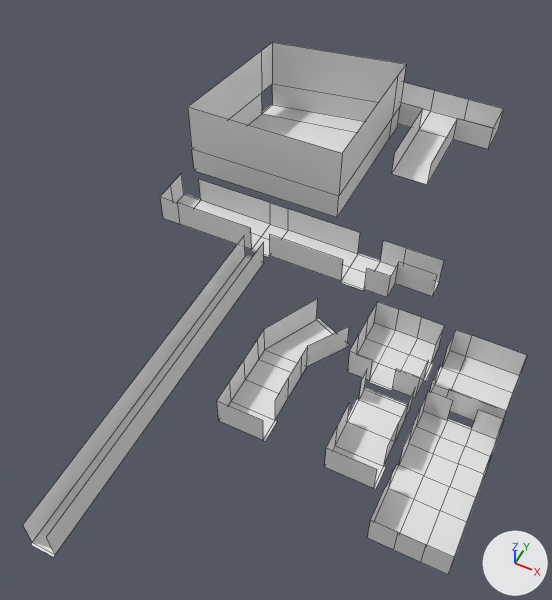
One commit to the Blender file assets/3d/models/levels/west_blue.blend: the scene before it, then after it.
One viewpoint serves both versions: a 50 mm lens placed at (4.6, -100.0, 129.8), pointed at (-46.6, 2.4, 1.8). Every picture has the same lights, and +X, +Y and +Z are marked at lower right. The picture after the commit comes second. Mesh edges are drawn as thin lines.

Names of what the first picture shows: 'ContinentialBreakfast', 'Hallway1', 'Hallway2', 'Kitchen', 'LongHallway', 'MainHallway', 'MotelContainer', 'Pantry', 'THallway'.
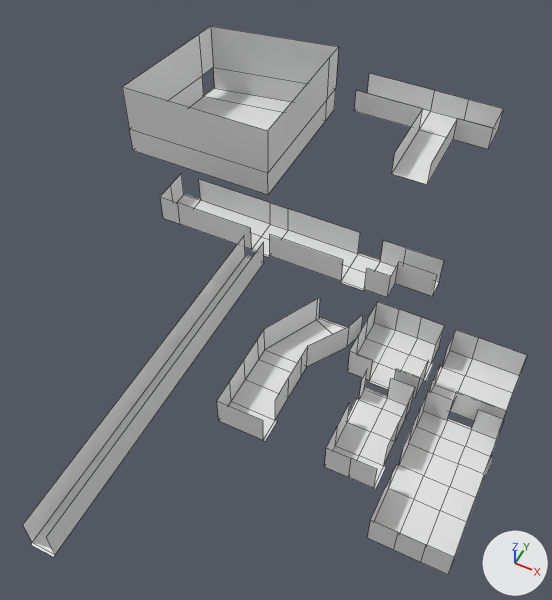
The edits, one by one:
me_plane_003 is used by ob_continentialbreakfast; location (0.0, -16.3, 0.0); scale (7.5, 7.5, 15.0).
Verts and faces of me_plane_003; kept vertices keep their numbers, new ones are numbered from 44.
Before the commit, vertices of me_plane_003: 17 (1.0, -0.24, 0.0) at pixel (483, 474), 22 (1.0, 0.33, 0.0) at pixel (490, 456).
me_plane_003 had 44 vertices, 30 faces and spanned x -1.07..1.0, y -3.11..0.96, z 0.0..0.47.
me_plane_003 now has 46 vertices, 31 faces and spans x -1.07..1.07, y -3.11..0.96, z 0.0..0.47.
Part 1, on me_plane_003:
New vertex 44 is at (1.07, -0.24, 0.0), pixel (486, 475).
New vertex 45 is at (1.07, 0.33, 0.0), pixel (492, 457).
New faces: (17, 44, 45, 22).
me_plane_004 is used by ob_hallway1; location (-15.1, -20.1, 0.0); scale (5.0, 10.0, 15.0).
me_plane_004 had 26 vertices, 14 faces and spanned x -1.1..1.1, y -1.0..1.05, z 0.0..0.47.
me_plane_004 now has 33 vertices, 20 faces and spans x -1.1..1.1, y -1.0..1.05, z 0.0..0.47.
Part 2, on me_plane_004:
1 vertex is removed from x 1.0, y 1.05, z 0.0.
6 faces are deleted.
1 vertex is added at (0.0, 1.0, 0.47).
7 new vertices lie (1.0, 0.0, 0.0) away from vertices in x -1.0, y -1.0..1.05, z 0.0..0.47.
12 new faces join them.
me_plane_005 is used by ob_hallway2; location (-38.1, -20.1, 0.0); scale (5.0, 10.0, 15.0).
Verts and faces of me_plane_005; kept vertices keep their numbers, new ones are numbered from 30.
Before the commit, vertices of me_plane_005: 22 (0.27, 2.27, 0.0) at pixel (316, 319), 23 (2.1, 1.86, 0.0) at pixel (347, 346), 24 (0.27, 2.27, 0.47) at pixel (317, 298), 25 (2.1, 1.86, 0.47) at pixel (349, 326), 26 (0.27, 2.27, 0.0) at pixel (316, 319).
Before the commit, vertices of me_plane_005: 27 (2.1, 1.86, 0.0) at pixel (347, 346), 28 (0.34, 2.34, 0.0) at pixel (318, 317), 29 (2.16, 1.94, 0.0) at pixel (349, 345).
me_plane_005 had 30 vertices, 18 faces and spanned x -1.0..2.16, y -1.0..2.34, z 0.0..0.47.
me_plane_005 now has 32 vertices, 20 faces and spans x -1.0..2.37, y -1.0..2.36, z 0.0..0.47.
Part 3, on me_plane_005:
Vertices deleted: 26 to 29 (with the faces that use them).
New vertex 30 is at (2.37, 2.31, 0.0).
New vertex 31 is at (0.37, 2.31, 0.0), pixel (319, 318).
New vertex 32 is at (2.37, 2.31, 0.47), pixel (363, 313).
New vertex 33 is at (0.37, 2.31, 0.47), pixel (320, 297).
New vertex 34 is at (2.37, 2.36, 0.0).
New vertex 35 is at (0.37, 2.36, 0.0), pixel (319, 317).
New faces: (22, 31, 33, 24), (23, 25, 32, 30), (22, 23, 30, 31), (30, 34, 35, 31).
Object 'MotelContainer' (ob_motelcontainer) moves from (-64.3, 53.9, 0.0) to (-83.8, 53.9, 0.0).

Where the change shows, as pixel boxes (x1, y1, x2, y2) in the pictures (552 x 600 px):
'MotelContainer', moved
    before: (188, 42, 406, 217)
    after: (122, 26, 339, 195)
'Hallway2', reshaped (11% wider)
    before: (217, 298, 349, 441)
    after: (217, 298, 363, 441)
part 1 of me_plane_003, added
    after: (485, 457, 492, 475)
part 2 of me_plane_004, built on
    before: (345, 395, 407, 479)
    after: (345, 378, 415, 479)
part 3 of me_plane_005, built on
    before: (316, 318, 349, 347)
    after: (316, 298, 363, 346)
